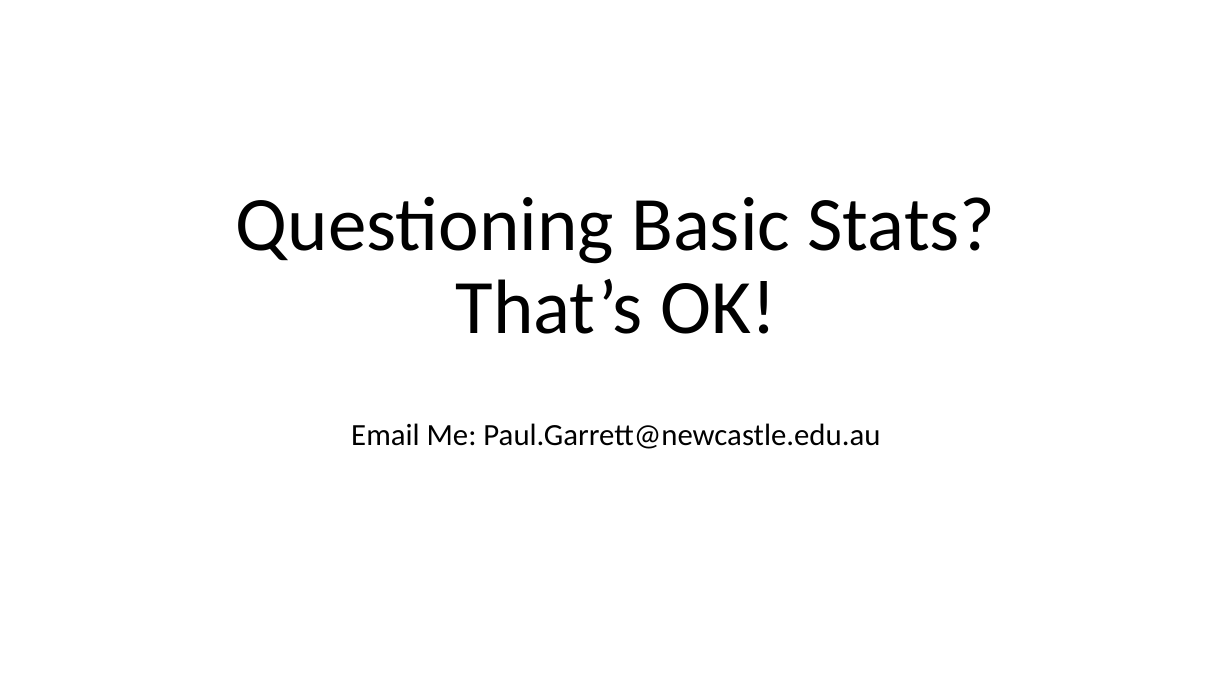
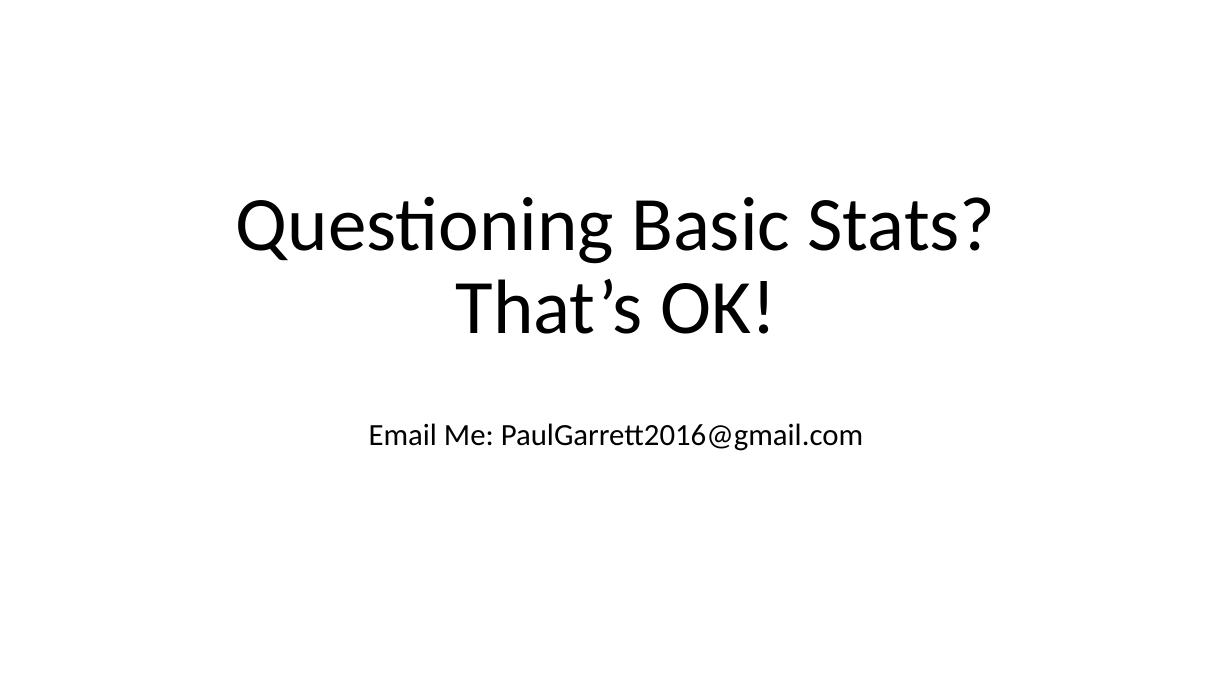
Before and after one commit to paulgarrettphd/Site, a slide deck: slide 38 of presentations/studenteducation/Basic Stat with Paul.pptx. Drawn at 1232x693 pixels with LibreOffice and Linux fonts; fonts in the diff are those of the drawing. Boxes give left, top, right and bottom in pixels: in the first picture for what was removed or moved away, otherwise in the second. Text is boxed around its words. In the diff, an @@ line names an element or a change of style, - is before the commit and + after.

```diff
--- a/presentations/studenteducation/Basic Stat with Paul.pptx
+++ b/presentations/studenteducation/Basic Stat with Paul.pptx
@@ subtitle at [369,423,863,451]: text changed @@
-Email Me: Paul.Garrett@newcastle.edu.au
+Email Me: PaulGarrett2016@gmail.com
```
Also in this commit, not shown: 1 other slide changed, 2 other files.
